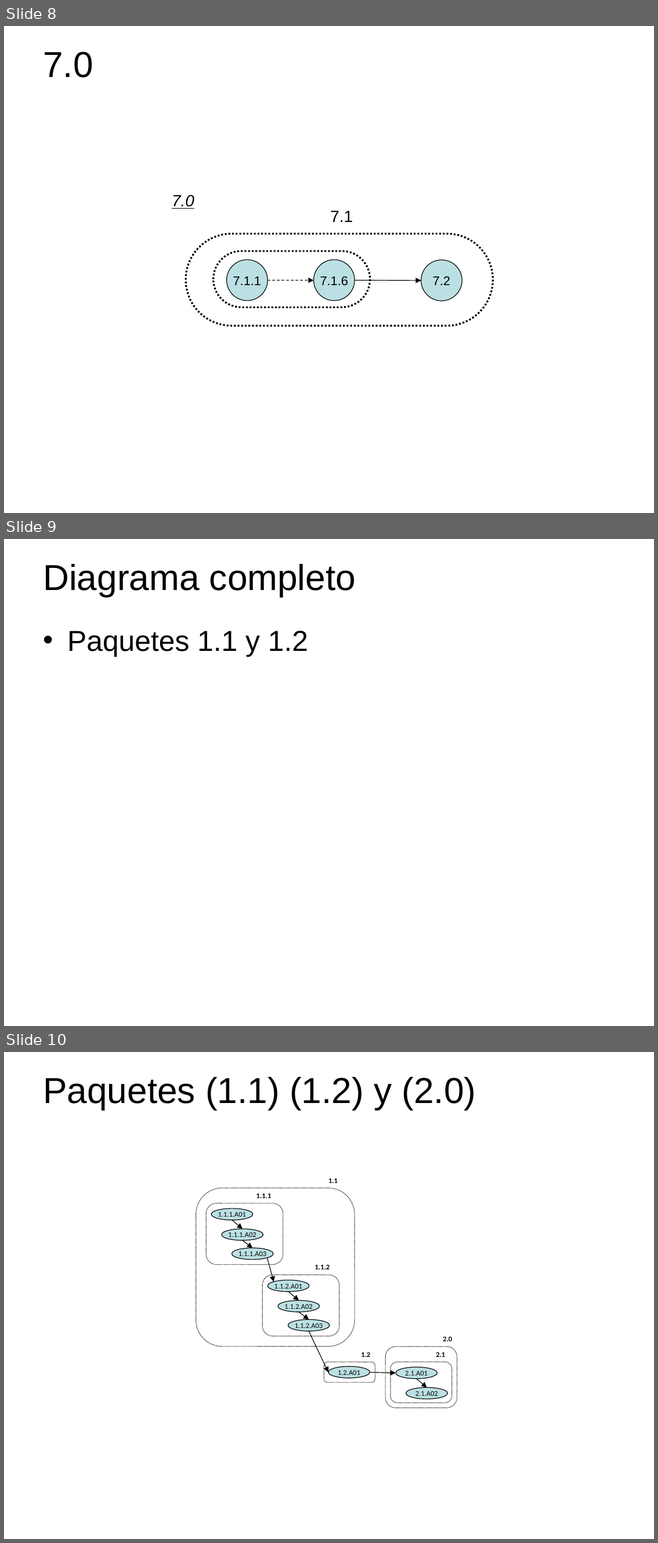
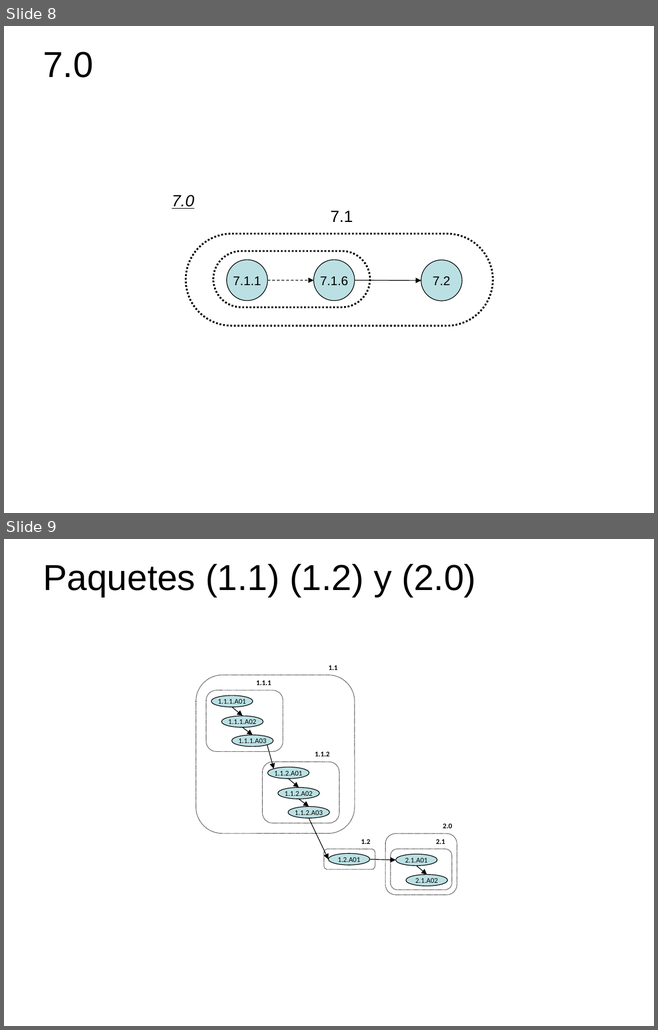
Before and after one commit to ebenites/gpy031, a slide deck: Sesion 3/Red del proyecto.ppt. Shown one above the other, each under a label of ours: slides 8, 9 and 10 before the commit, slides 8 and 9 after it. The pictures are 658x1543 and 658x1030 pixels, drawn with LibreOffice and Linux fonts; fonts in the diff are those of the drawing. Boxes give left, top, right and bottom in pixels: in the first picture for what was removed or moved away, otherwise in the second. Text is boxed around its words. In the diff, an @@ line names an element or a change of style, - is before the commit and + after.

```diff
--- a/Sesion 3/Red del proyecto.ppt
+++ b/Sesion 3/Red del proyecto.ppt
@@ slide 9 removed at [4,539,654,1026], background #FFFFFF @@
@@ title removed at [43,564,355,596] @@
-Diagrama completo
@@ text removed at [67,631,308,657] @@
-• Paquetes 1.1 y 1.2
@@ what was slide 10 is now slide 9 @@
```
Also in this commit, not shown: 2 slides changed, 2 slides added.
